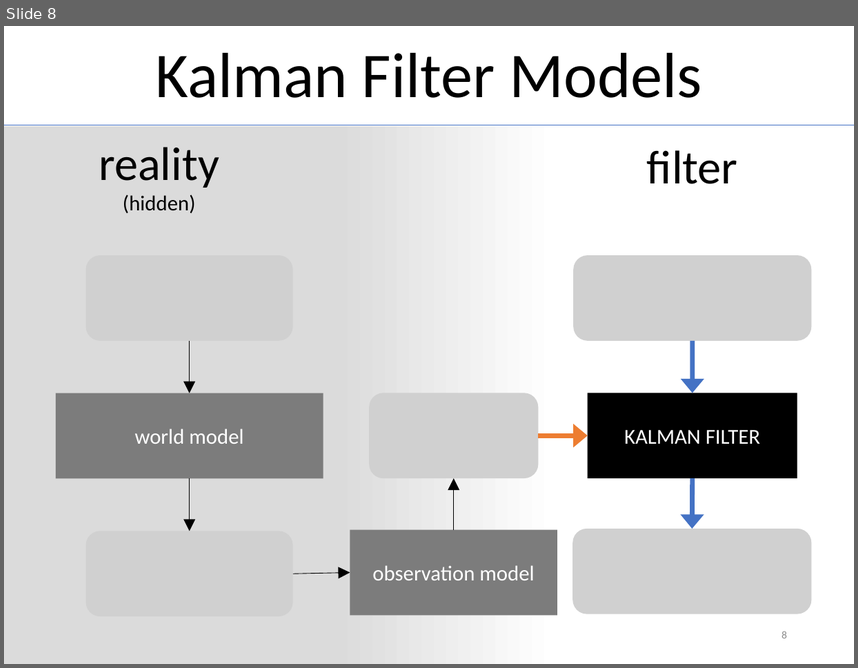
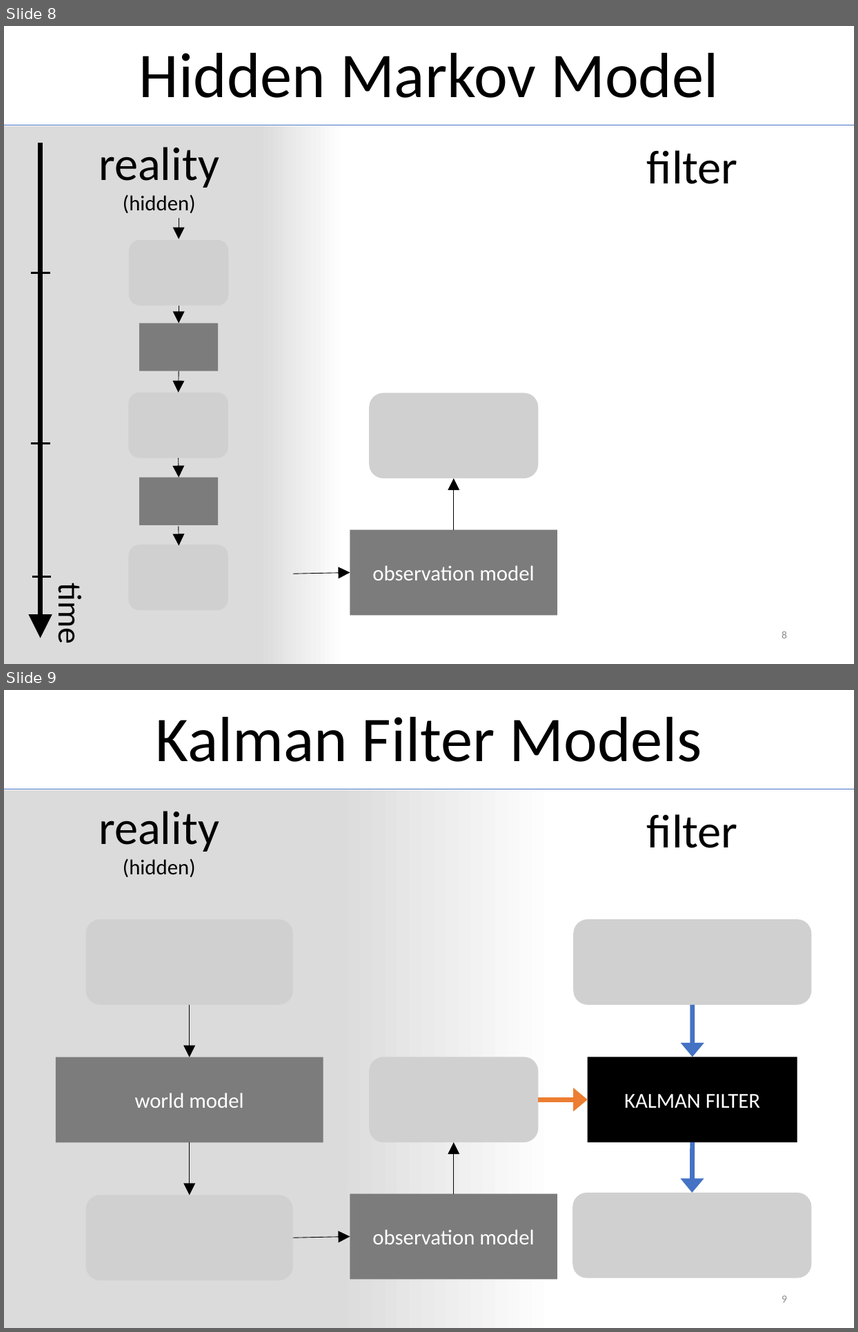
Before and after one commit to MichiHo/flocking, a slide deck: vortrag/ba_seminar_presentation.pptx. Shown one above the other, each under a label of ours: slide 8 before the commit, slides 8 and 9 after it. The pictures are 858x668 and 858x1332 pixels, drawn with LibreOffice and Linux fonts; fonts in the diff are those of the drawing; grey boxes stand for pictures. Boxes give left, top, right and bottom in pixels: in the first picture for what was removed or moved away, otherwise in the second. Text is boxed around its words. In the diff, an @@ line names an element or a change of style, - is before the commit and + after.

Commit message:
Started implementing Kalman-Filter. Lots of stuff, but doesnt work...

```diff
--- a/vortrag/ba_seminar_presentation.pptx
+++ b/vortrag/ba_seminar_presentation.pptx
@@ slide 8 added at [4, 26, 854, 664], background #FFFFFF @@
@@ title added at [139, 53, 718, 98], 54 pt, text #000000 @@
+Hidden Markov Model
@@ rectangle added at [4, 126, 854, 664], fill gradient #DBDBDB to #FFFFFF @@
@@ line added from (4, 125) to (854, 125), #4472C4 0.5 pt @@
@@ arrow added from (41, 143) to (41, 637), #000000 4 pt @@
@@ text added at [99, 147, 219, 213], 18 pt, text #000000 @@
+reality
+(hidden)
@@ text added at [647, 150, 738, 184], 40 pt, text #000000 @@
+filter
@@ arrow added from (179, 218) to (179, 239), #000000 0.5 pt @@
@@ picture added at [129, 239, 228, 305] @@
@@ line added from (31, 272) to (50, 272), #000000 2 pt @@
@@ arrow added from (179, 305) to (179, 323), #000000 0.5 pt @@
@@ rectangle added at [139, 323, 217, 370], fill #7C7C7C @@
@@ arrow added from (179, 371) to (179, 392), #000000 0.5 pt @@
@@ picture added at [129, 392, 228, 458] @@
@@ picture added at [370, 392, 539, 477] @@
@@ line added from (31, 443) to (50, 443), #000000 2 pt @@
@@ arrow added from (179, 458) to (179, 477), #000000 0.5 pt @@
@@ rectangle added at [139, 477, 217, 525], fill #7C7C7C @@
@@ arrow added from (454, 529) to (454, 478), #000000 0.5 pt @@
@@ arrow added from (179, 526) to (179, 546), #000000 0.5 pt @@
@@ rectangle added at [350, 529, 557, 615], fill #7C7C7C, 18 pt, text #FFFFFF @@
+observation model
@@ picture added at [129, 545, 228, 610] @@
@@ line added from (32, 576) to (52, 576), #000000 2 pt @@
@@ arrow added from (293, 573) to (350, 572), #000000 0.5 pt @@
@@ text added at [50, 588, 90, 642], 28 pt, text #000000 @@
+time
@@ page number added at [782, 630, 787, 638], 9 pt, text #8C8C8C @@
+8
@@ what was slide 8 is now slide 9 @@
@@ page number at [782, 1295, 787, 1302]: text changed @@
-8
+9
```
Also in this commit, not shown: 6 other files.
